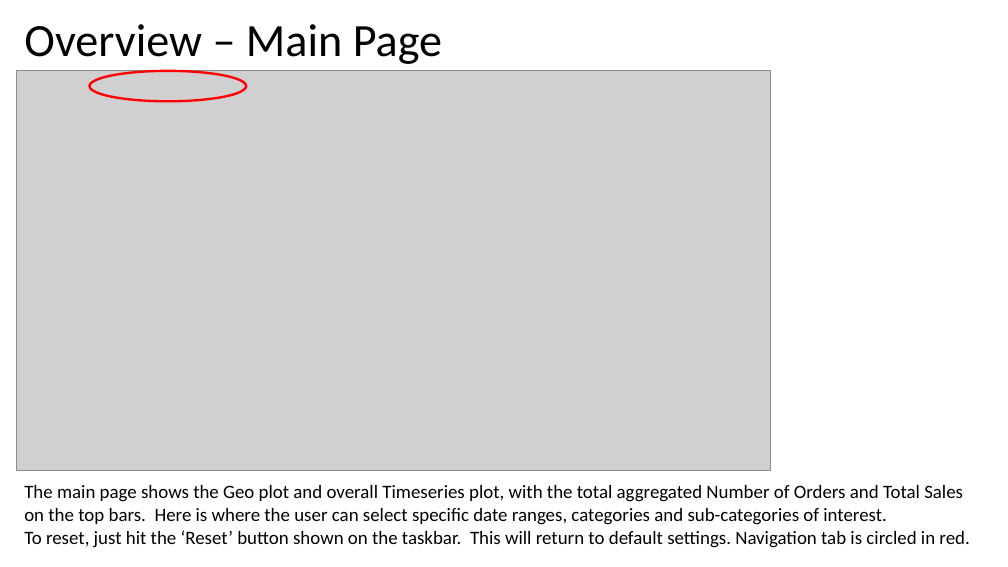
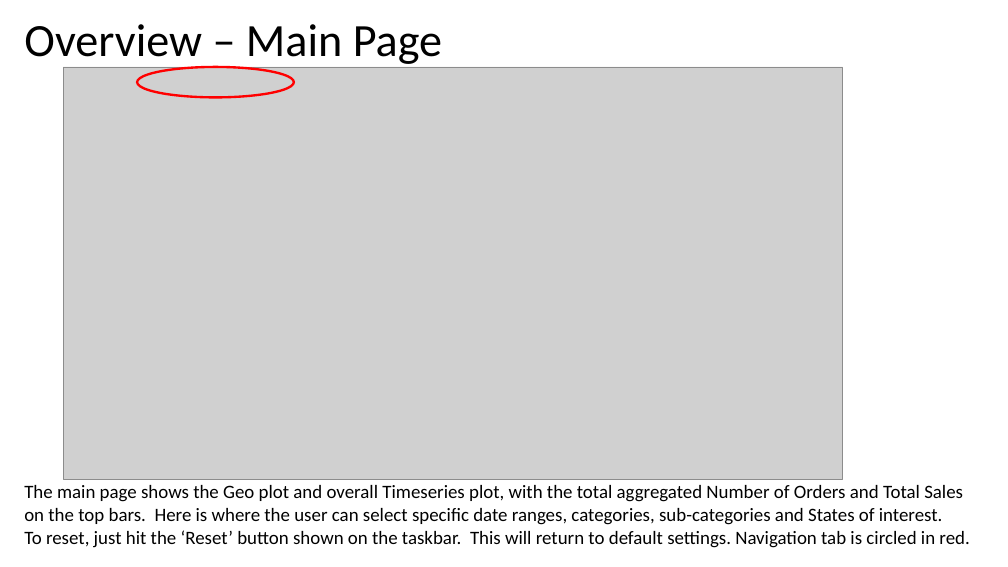
Before and after one commit to ckeller232/ShinyApp-DataVisualization, a slide deck: slide 3 of Superstore Sales Analysis.pptx. Drawn at 1008x567 pixels with LibreOffice and Linux fonts; fonts in the diff are those of the drawing; grey boxes stand for pictures. Boxes give left, top, right and bottom in pixels: in the first picture for what was removed or moved away, otherwise in the second. Text is boxed around its words. In the diff, an @@ line names an element or a change of style, - is before the commit and + after.

Commit message:
Updated app
Updated the app to add a button to filter by State

```diff
--- a/Superstore Sales Analysis.pptx
+++ b/Superstore Sales Analysis.pptx
@@ picture: place and size @@
-picture at [17, 71, 771, 471]
+picture at [64, 67, 843, 479]
@@ ellipse: place and size @@
-ellipse at [89, 71, 246, 101]
+ellipse at [137, 67, 293, 98]
@@ text at [24, 485, 963, 525]: text changed @@
-The main page shows the Geo plot and overall Timeseries plot, with the total aggregated Number of Orders and Total Sales on the top bars. Here is where the user can select specific date ranges, categories and sub-categories of interest.
+The main page shows the Geo plot and overall Timeseries plot, with the total aggregated Number of Orders and Total Sales on the top bars. Here is where the user can select specific date ranges, categories, sub-categories and States of interest.
```
Also in this commit, not shown: 5 other slides changed, 1 other file.
